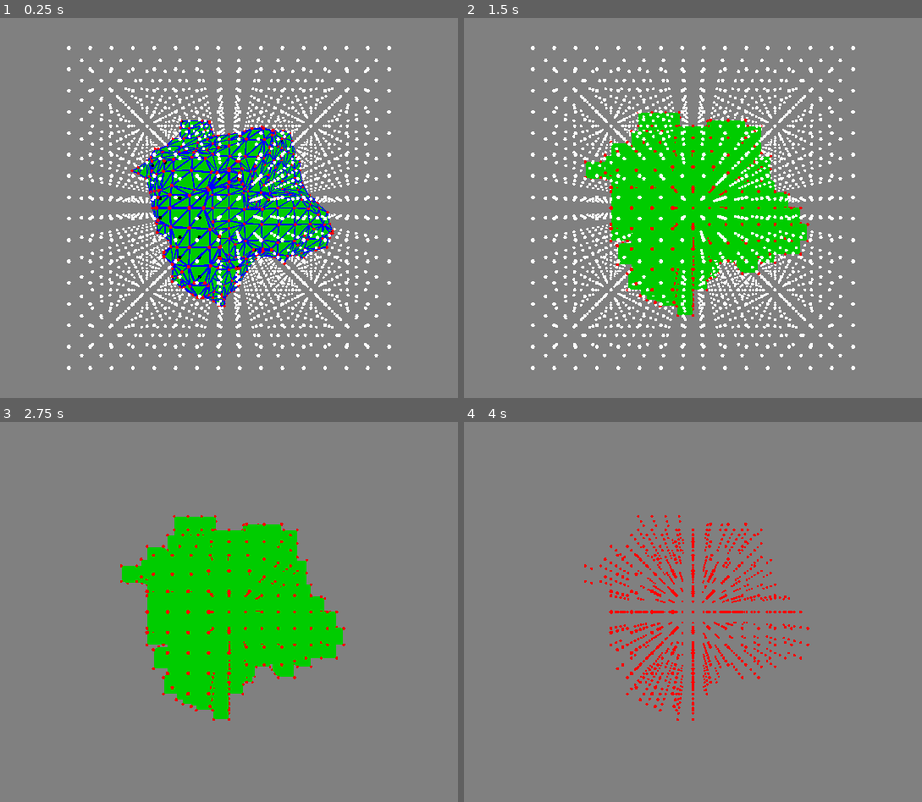
Above: before the commit, frames 1-4 (two rows, left to right).
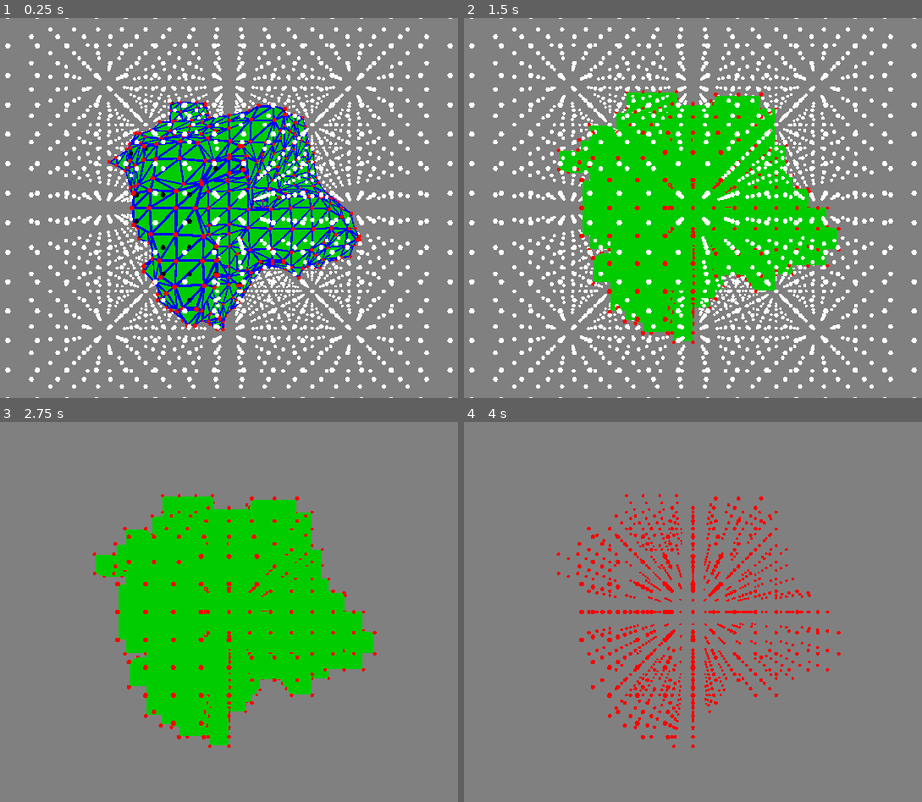
Above: after the commit, the same moments.

Repository: PierreBeur/naive-surface-nets-3d
Game: Godot game, scene res://scenes/main.tscn
Same seed, same stepped clock (60 frames per second), same inputs: the game is played once before the commit and once after it.
Inputs (mouse positions are in pixels of both pictures, inside the frame that each line leads up to):
- Up to frame 1 (0.25 s): no input
- Up to frame 2 (1.5 s): tap Enter at 0.5 s; move the mouse to (839, 189) at 0.52 s; hold 5 (toggle_interpolation) 0.53-1.28 s; click (839, 189) at 0.67 s; tap Space at 1.25 s; move the mouse to (555, 227) at 1.27 s; tap 3 (toggle_show_edges) at 1.35 s; click (555, 227) at 1.42 s
- Up to frame 3 (2.75 s): tap Enter at 2 s; move the mouse to (297, 528) at 2.02 s; hold 1 (toggle_show_grid_points) from 2.03 s (still down); click (297, 528) at 2.17 s
- Up to frame 4 (4 s): tap Space at 2.75 s; move the mouse to (660, 688) at 2.77 s; release 1 (toggle_show_grid_points) at 2.78 s; tap 4 (toggle_show_mesh) at 2.85 s; click (660, 688) at 2.92 s; tap Enter at 3.5 s; move the mouse to (894, 669) at 3.52 s; hold 6 (toggle_show_normal_buffer) from 3.53 s (still down); click (894, 669) at 3.67 s

The runs differ from the first frame. In frame 1, 26% of the frame differs, in the area x 1-99%, y 0-100%; in frame 2, 22%; in frame 3, 10%; in frame 4, 4.4%.

Commit message:
Update camera initial position

Diff:
--- a/scenes/main.tscn
+++ b/scenes/main.tscn
@@ -48,5 +48,4 @@
 [node name="CameraOrbitCenter" type="Node3D" parent="Node3D"]
 
 [node name="Camera3D" type="Camera3D" parent="Node3D/CameraOrbitCenter"]
-transform = Transform3D(1, 0, 0, 0, 1, 0, 0, 0, 1, 0, 0, 3)
 environment = SubResource("Environment_03t68")
--- a/scripts/main.gd
+++ b/scripts/main.gd
@@ -75,6 +75,7 @@
 
 # Called when the node enters the scene tree for the first time.
 func _ready() -> void:
+	camera.position.z = bounding_box_size
 	noise.set_frequency(1.0)
 	build()
 	draw()
